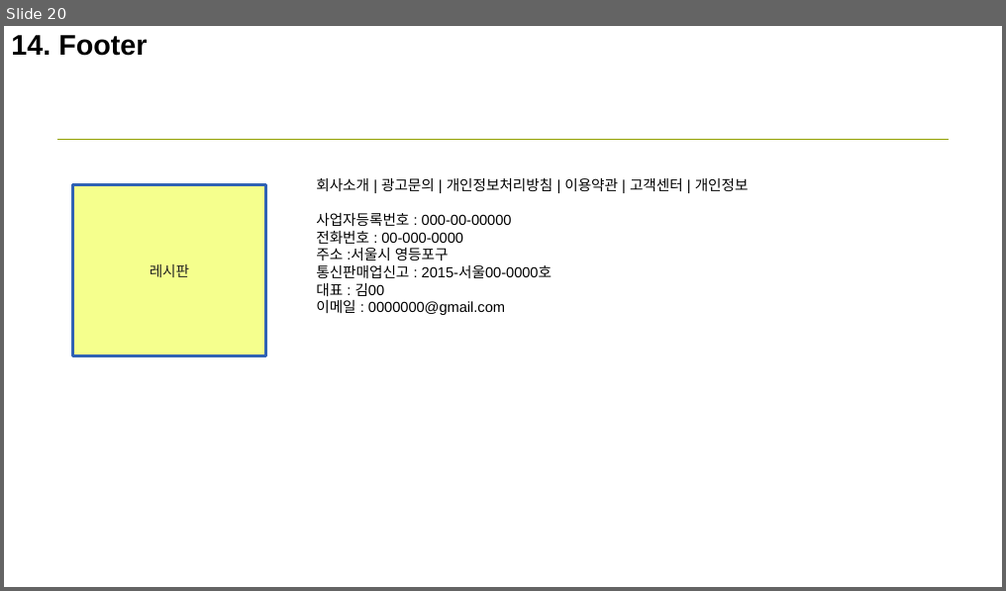
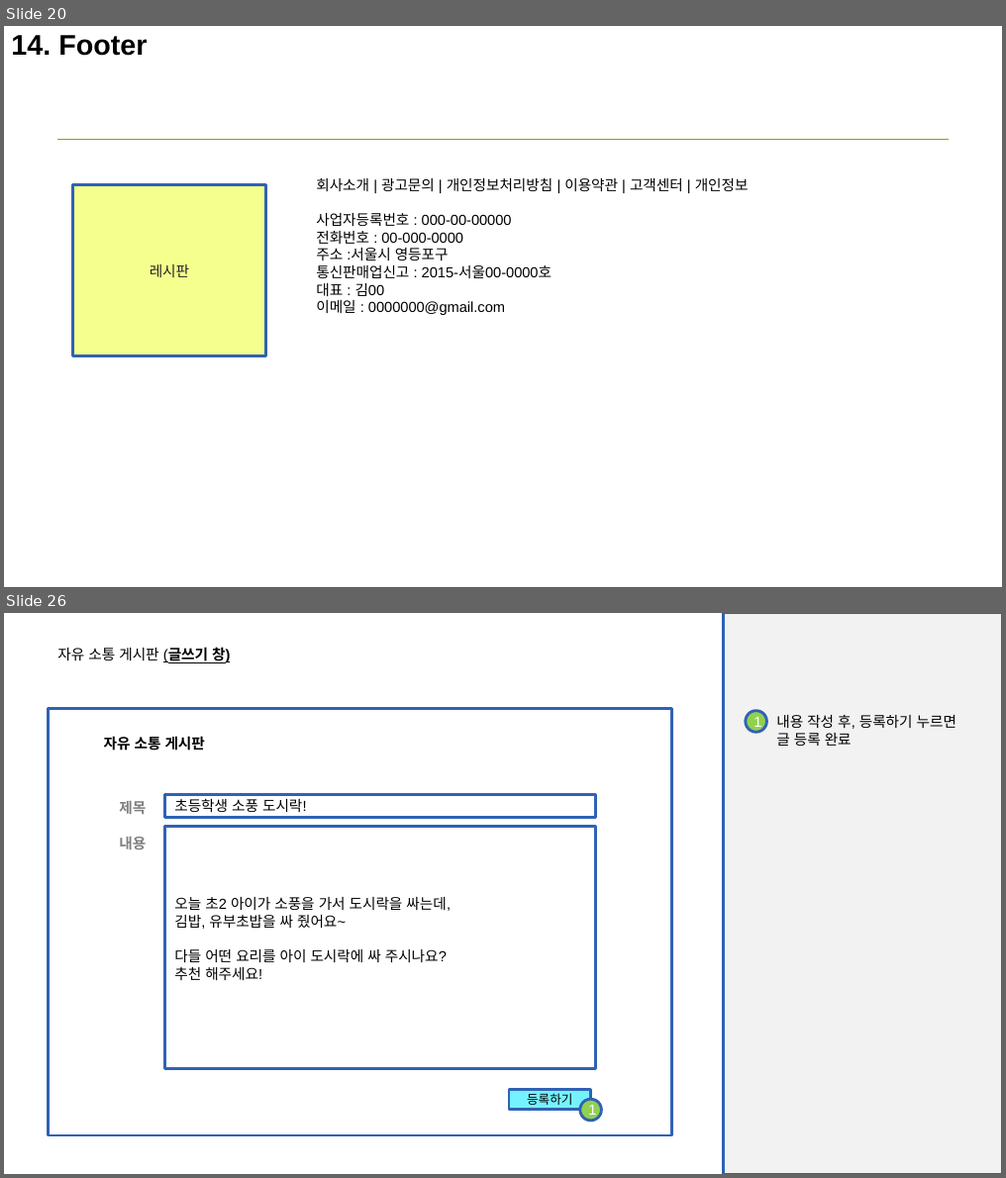
Before and after one commit to CEB79/hello01, a slide deck: 기획/2차 미니 프로젝트 스토리 보드.pptx. Shown one above the other, each under a label of ours: slide 20 before the commit, slides 20 and 26 after it; the slides between them are not shown. The pictures are 1006x591 and 1006x1178 pixels, drawn with LibreOffice and Linux fonts; fonts in the diff are those of the drawing. Boxes give left, top, right and bottom in pixels: in the first picture for what was removed or moved away, otherwise in the second. Text is boxed around its words. In the diff, an @@ line names an element or a change of style, - is before the commit and + after.

```diff
--- a/기획/2차 미니 프로젝트 스토리 보드.pptx
+++ b/기획/2차 미니 프로젝트 스토리 보드.pptx
@@ slide 26 added at (4,613,1002,1174), background #FFFFFF @@
@@ rectangle added at (724,613,1002,1173), fill #F2F2F2, outline #3162B5 2 pt @@
@@ text added at (57,646,230,664), 10.5 pt, text #000000 @@
+자유 소통 게시판 (글쓰기 창)
@@ rectangle added at (48,709,671,1136), outline #3162B5 2 pt @@
@@ ellipse added at (746,711,766,732), fill #92D050, outline #3162B5 2 pt, 10.5 pt, text #FFFFFF @@
+1
@@ text added at (776,714,956,746), 10.5 pt, text #000000 @@
+내용 작성 후, 등록하기 누르면
+글 등록 완료
@@ text added at (104,736,205,751), 10.5 pt, text #000000, bold @@
+자유 소통 게시판
@@ text added at (119,801,146,814), 10.5 pt, text #808080, bold @@
+제목
@@ rectangle added at (164,794,595,818), outline #3162B5 2 pt, 10.5 pt, text #000000 @@
+초등학생 소풍 도시락!
@@ text added at (119,837,146,850), 10.5 pt, text #808080, bold @@
+내용
@@ rectangle added at (164,827,595,1069), outline #3162B5 2 pt, 10.5 pt, text #000000 @@
+오늘 초2 아이가 소풍을 가서 도시락을 싸는데,
+김밥, 유부초밥을 싸 줬어요~
+다들 어떤 요리를 아이 도시락에 싸 주시나요?
+추천 해주세요!
@@ rectangle added at (509,1089,591,1109), fill #76F2FF, outline #3162B5 2 pt, 9 pt, text #000000 @@
+등록하기
@@ ellipse added at (580,1099,601,1120), fill #92D050, outline #3162B5 2 pt, 10.5 pt, text #FFFFFF @@
+1
```
Also in this commit, not shown: 13 slides changed, 5 other slides added.
